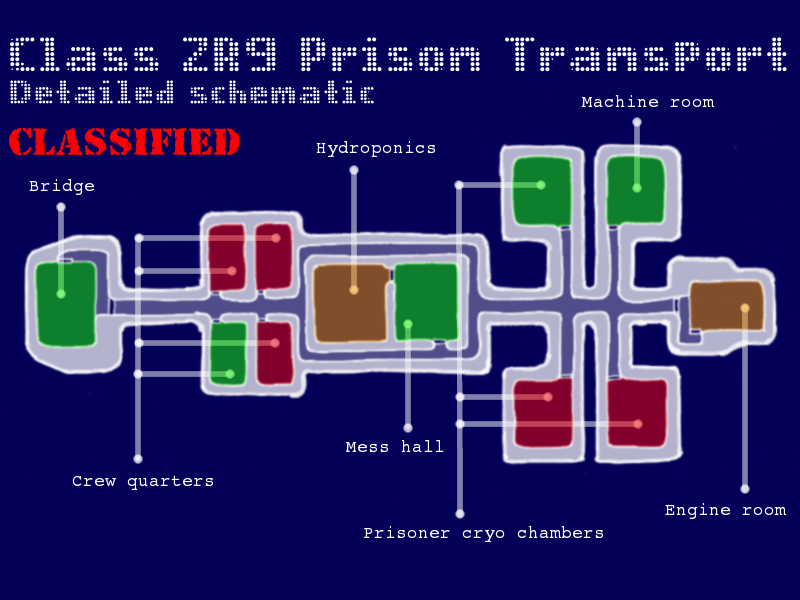
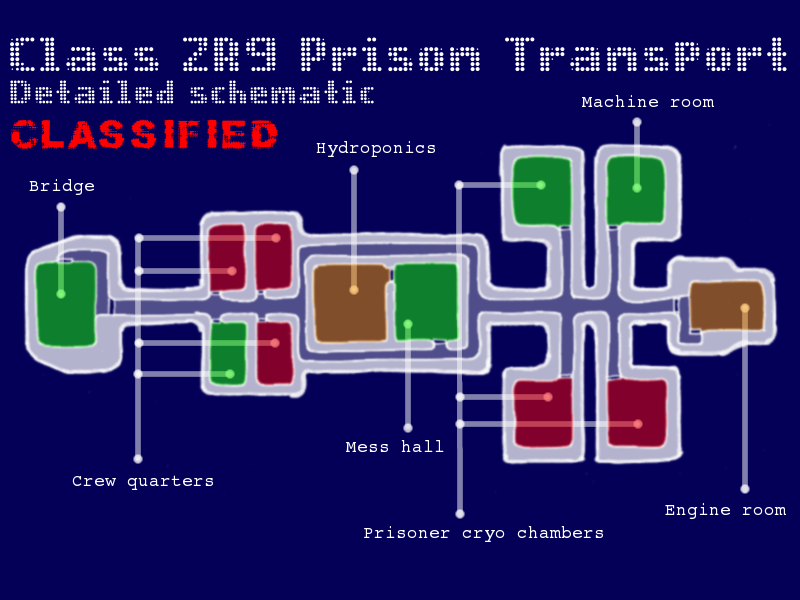
The second 800px x 600px image is a revision of the first. Changes to its layers:
painted on "CLASSIFIED" over bbox(9, 119, 278, 156)
